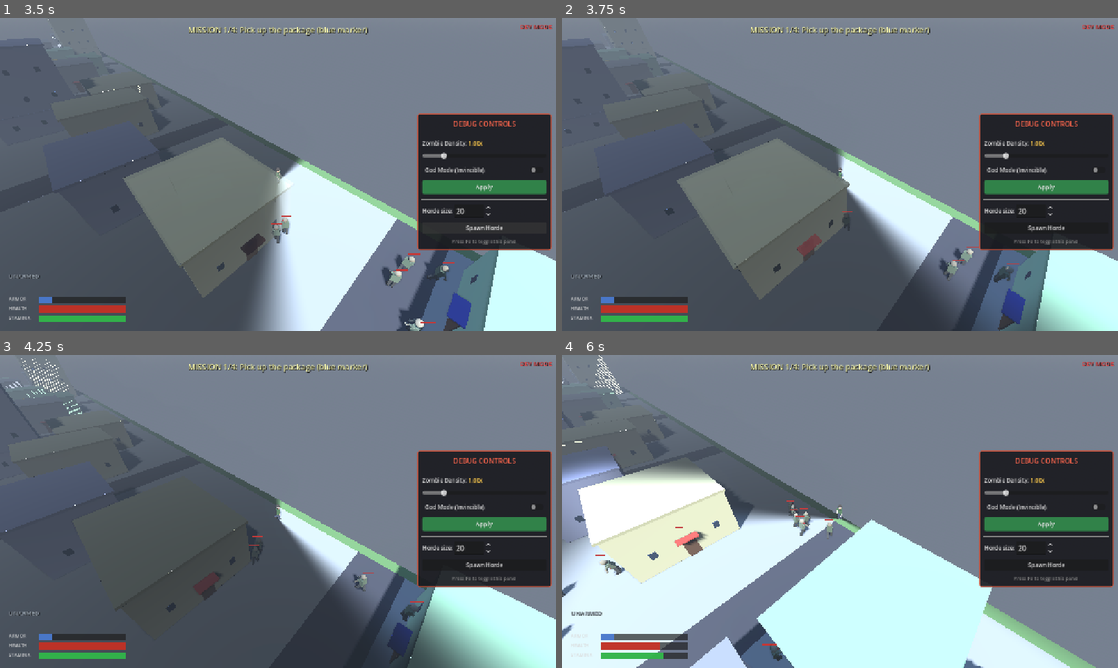
Above: before the commit, frames 1-4 (two rows, left to right).
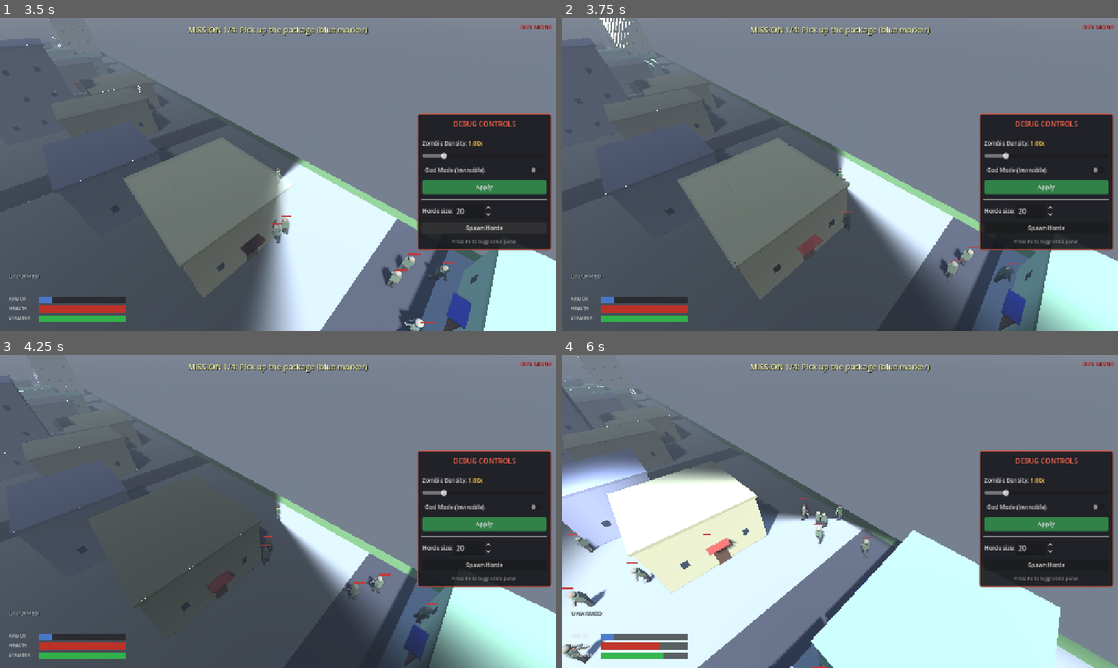
Above: after the commit, the same moments.

Repository: shaoqian2001/vibe-zombie
Game: Godot game, scene res://scenes/TitleMenu.tscn
The game is run twice, just before and just after one commit, with the same random seed, the same clock (stepped at 60 frames per second) and the same inputs.
Inputs (mouse positions are in pixels of both pictures, inside the frame that each line leads up to):
- Up to frame 1 (3.5 s): click "Single Player" at 0.5 s; click "God Mode (Invincible)" at 1.25 s; click "Apply" at 2 s; click "Spawn Horde" at 2.75 s
- Up to frame 2 (3.75 s): tap F (interact) at 3.5 s; move the mouse to (962, 158) at 3.52 s; hold D (move_right) from 3.53 s (still down); hold F (interact) from 3.53 s (still down); click (962, 158) at 3.67 s
- Up to frame 3 (4.25 s): keep holding D (move_right); keep holding F (interact)
- Up to frame 4 (6 s): move the mouse to (728, 527) at 4.27 s; release D (move_right) at 4.28 s; release F (interact) at 4.28 s; hold S (move_backward) 4.28-5.03 s; click (728, 527) at 4.35 s; tap F (interact) at 5, 5.75 s; move the mouse to (895, 442) at 5.02 s; hold D (move_right) 5.03-5.78 s; hold Shift (sprint) 5.03-5.78 s; move the mouse to (812, 574) at 5.77 s; hold W (move_forward) from 5.78 s (still down); tap 1 (weapon_1) at 5.85 s; click (812, 574) at 5.92 s

Frame 1 is identical in both runs. In frame 2, 0.5% of the frame differs, in the area x 0-98%, y 0-100%; in frame 3, 4.9%; in frame 4, 23%, in the area x 0-100%, y 0-100%.

Commit message:
Tune motion: slower movement, non-splaying legs, fixed recoil
1) Reduced walk speed 6.0 -> 4.0 and sprint 10.0 -> 6.5. speed_ratio (and
   thus the walk-cycle cadence) is normalized by SPEED, so the animation
   timing is preserved.

2) Legs no longer splay outward while moving. The per-frame pelvis Y-swivel
   (hip_yaw_amp) rotated each hip's swing plane off the sagittal axis, so
   the swinging foot traced a slight outward arc. Disabled it so the legs
   swing straight forward/back and stay parallel.

3) Fixed recoil being applied TWICE per shot (_apply_recoil was called at
   both the top and bottom of _fire_bullet), which doubled every weapon's
   kick. Removed the duplicate, then trimmed the shotgun's recoil (1.5->0.6)
   and the grenade launcher's (1.0->0.5). Verified the rest: pistol 0.2,
   smg 0.08/shot, bat 0.0, and the target knockback values are unchanged
   and balanced (shotgun ~1.8 point-blank, grenade 4.0, bat 1.5).

Diff:
--- a/scripts/player.gd
+++ b/scripts/player.gd
@@ -1,8 +1,8 @@
 extends CharacterBody3D
 
 # Movement constants
-const SPEED = 6.0
-const SPRINT_SPEED = 10.0
+const SPEED = 4.0
+const SPRINT_SPEED = 6.5
 const ACCELERATION = 18.0
 const GRAVITY = 24.0
 const ROTATION_SPEED = 14.0
@@ -1459,7 +1459,6 @@
 	_reload_timer = _weapon_stats.get("reload_time", 1.2)
 
 func _fire_bullet() -> void:
-	_apply_recoil()
 	var hit_mode: String = _weapon_stats.get("hit_mode", "single")
 	match hit_mode:
 		"pellet":
@@ -1876,7 +1875,11 @@
 	var braced_arm_amp := deg_to_rad(lerpf(0.5, 4.0, clamped_ratio))
 	var free_arm_amp := deg_to_rad(lerpf(2.0, 18.0, clamped_ratio))
 	var bob_amp := lerpf(0.0, 0.04, clamped_ratio)
-	var hip_yaw_amp := deg_to_rad(lerpf(0.5, 6.0, clamped_ratio))
+	# Pelvis swivel is disabled: any non-zero yaw here rotates each hip's
+	# swing plane off the sagittal axis, so the swinging foot traces a slight
+	# outward arc and the legs read as bowing out. Keep it at 0 so the legs
+	# swing straight forward/back and stay parallel.
+	var hip_yaw_amp := 0.0
 	var spine_counter_yaw_amp := deg_to_rad(lerpf(0.3, 4.0, clamped_ratio))
 
 	var swing_sin := sin(_walk_phase)
--- a/scripts/weapon_data.gd
+++ b/scripts/weapon_data.gd
@@ -46,7 +46,7 @@
 		"pellet_count": 12,
 		"pellet_spread": 4.0,
 		"knockback": 0.15,  # per pellet — ~1.8 cumulative on a point-blank target
-		"recoil": 1.5,
+		"recoil": 0.6,      # heaviest kick of the guns, but no longer a shove
 		"two_handed": true,
 		# Pump-action forend grip. Anchor sits at the rear edge of the
 		# forend (toward the trigger) so the off-hand stays inside arm
@@ -82,7 +82,7 @@
 		"hit_mode": "explosive",
 		"explosion_radius": 5.0,
 		"knockback": 4.0,
-		"recoil": 1.0,
+		"recoil": 0.5,
 		"two_handed": true,
 		# Off-hand braces the heavy tube barrel.
 		"off_hand_anchor": Vector3(0.0, 0.02, 0.08),
